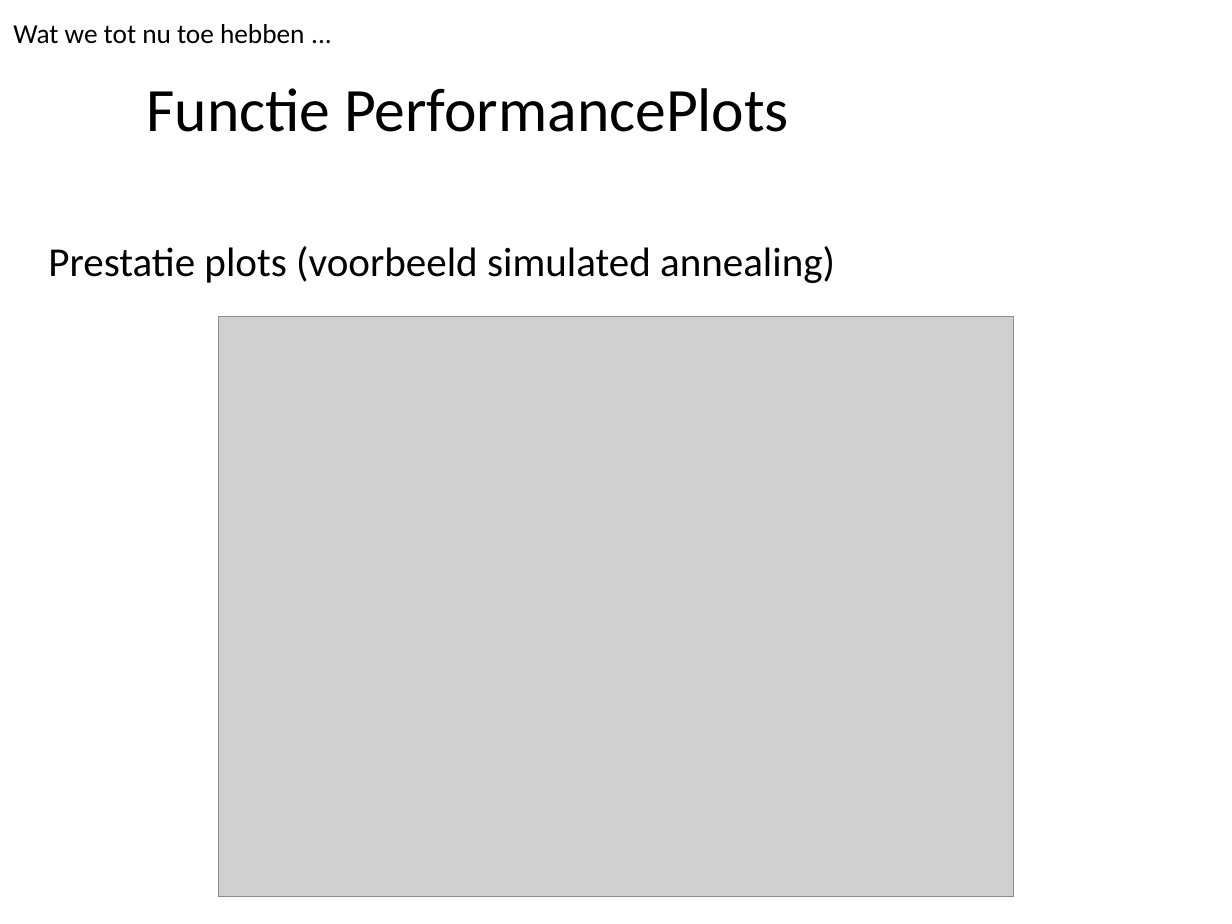
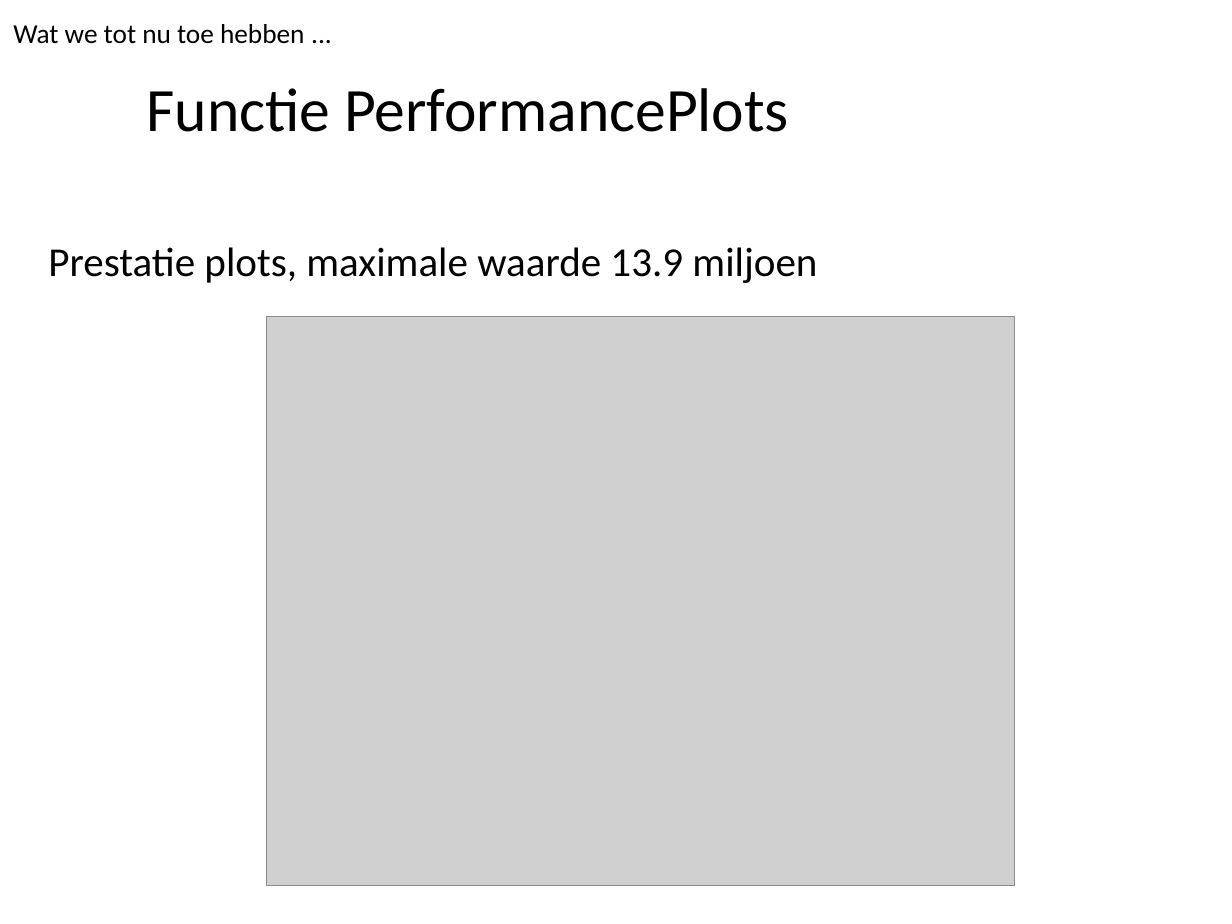
Before and after one commit to Duncannn/ProgrammeerTheorie, a slide deck: slide 17 of docs/Amstelhaege.pptx (slide 15 before the commit). Drawn at 1232x924 pixels with LibreOffice and Linux fonts; fonts in the diff are those of the drawing; grey boxes stand for pictures; background and template pictures are left out. Boxes give left, top, right and bottom in pixels: in the first picture for what was removed or moved away, otherwise in the second. Text is boxed around its words. In the diff, an @@ line names an element or a change of style, - is before the commit and + after.

```diff
--- a/docs/Amstelhaege.pptx
+++ b/docs/Amstelhaege.pptx
@@ text at bbox=[48, 247, 817, 283]: text changed @@
-Prestatie plots (voorbeeld simulated annealing)
+Prestatie plots, maximale waarde 13.9 miljoen
@@ picture: place and size @@
-picture at bbox=[218, 317, 1013, 897]
+picture at bbox=[267, 317, 1015, 886]
```
Also in this commit, not shown: 4 other slides changed.
